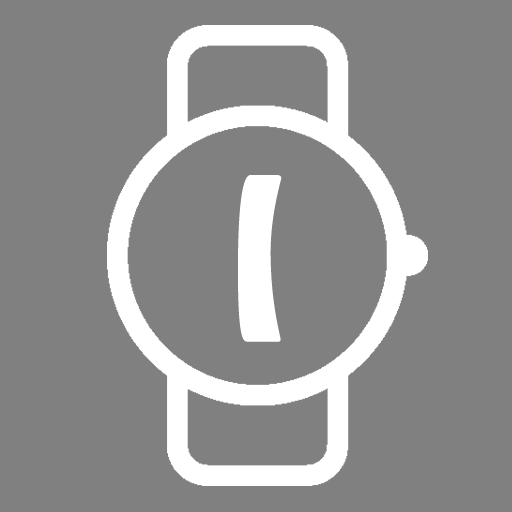
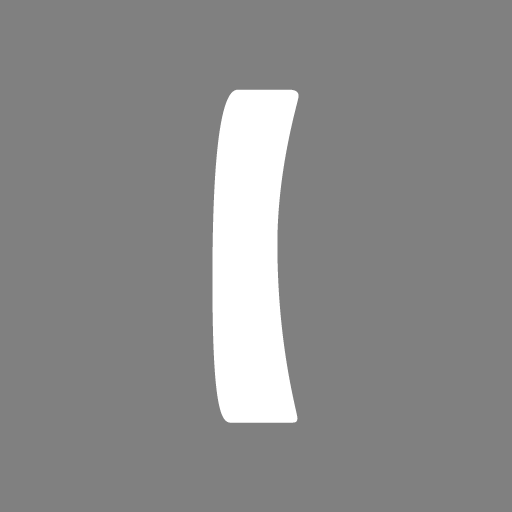
Revision of a layered 512x512 image; what changed, layer by layer:
painted on "I" over [212, 89, 299, 423]
removed layer "Layer 2" over [107, 25, 428, 486]
